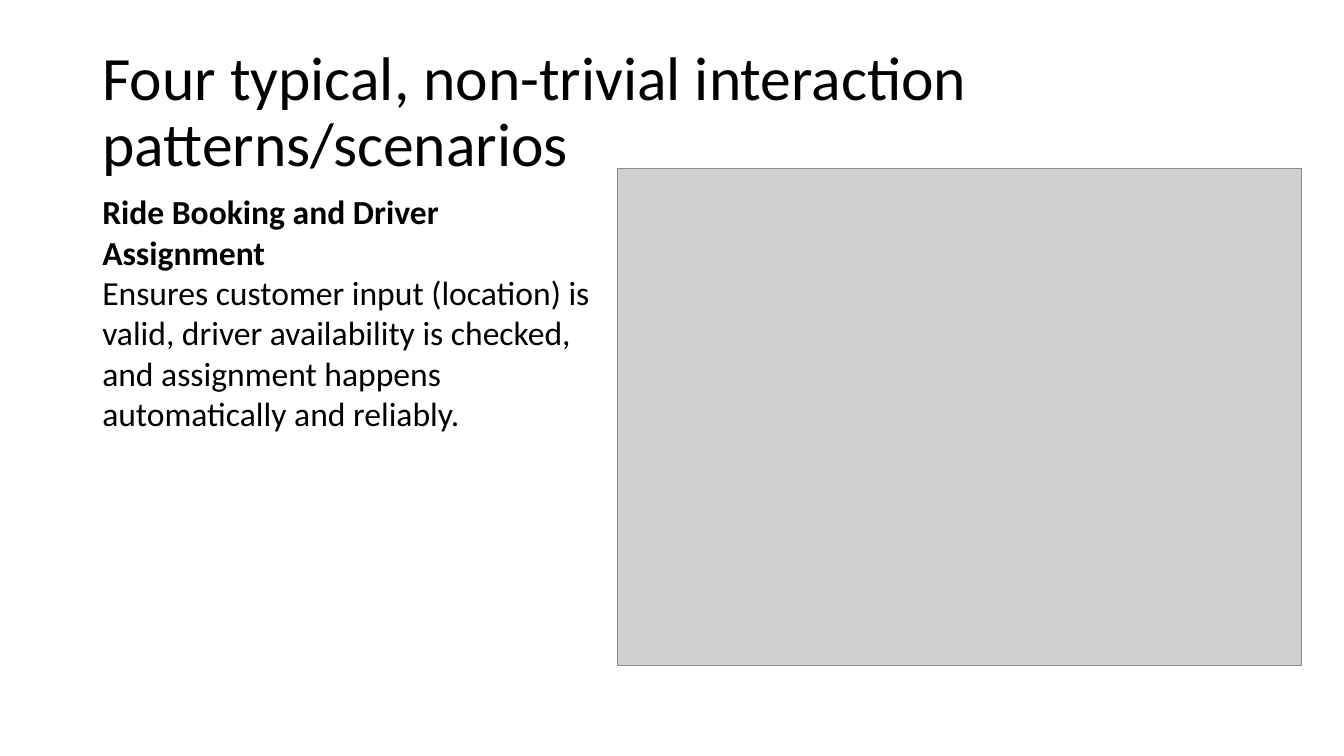
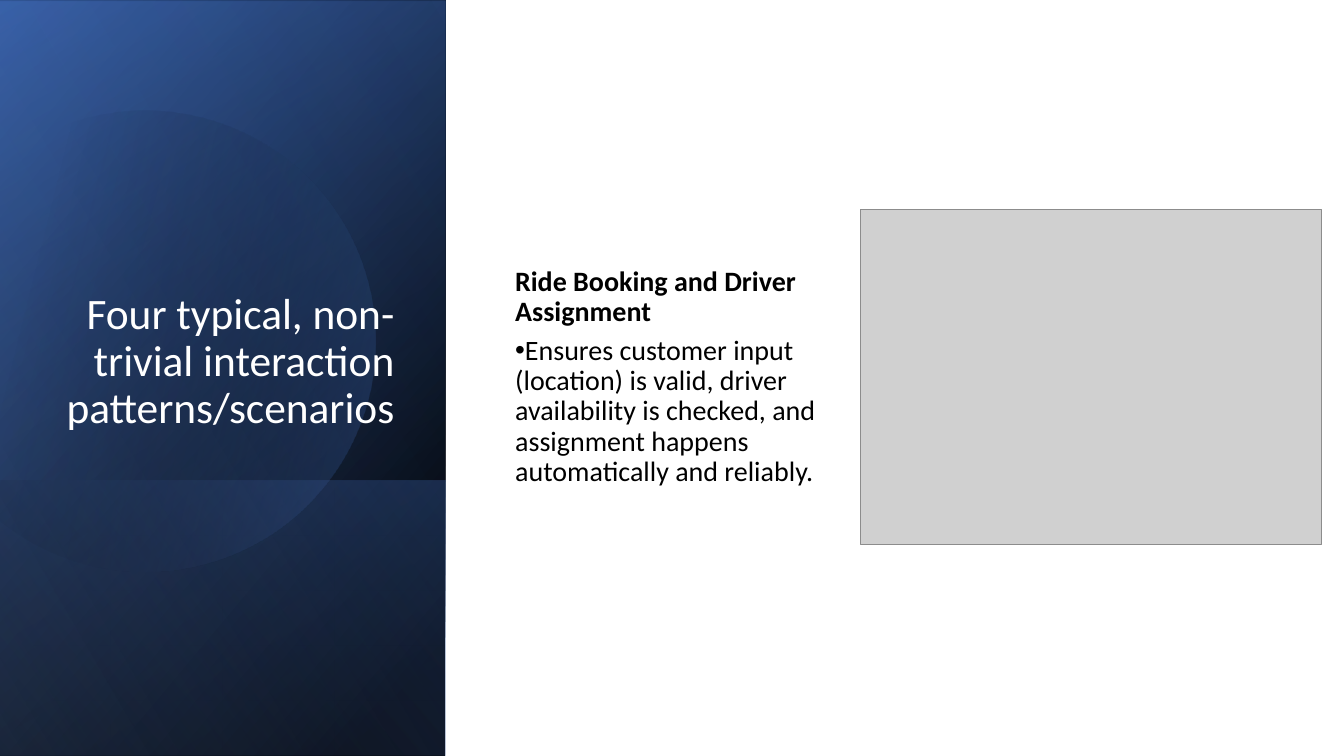
Before and after one commit to CheetoBuri/SE_SmartRide, a slide deck: slide 26 of 523K0010_523K0013.pptx. Drawn at 1344x756 pixels with LibreOffice and Linux fonts; fonts in the diff are those of the drawing; grey boxes stand for pictures. Boxes give left, top, right and bottom in pixels: in the first picture for what was removed or moved away, otherwise in the second. Text is boxed around its words. In the diff, an @@ line names an element or a change of style, - is before the commit and + after.

```diff
--- a/523K0010_523K0013.pptx
+++ b/523K0010_523K0013.pptx
@@ rectangle added at [0,0,446,756], fill gradient #000000 to #2F5597 @@
@@ rectangle added at [0,1,446,756], fill gradient #000000 to #4472C4 @@
@@ rectangle added at [0,0,446,755], fill gradient #000000 to #8FAADC @@
@@ freeform shape added at [0,56,431,618], fill gradient #000000 to #4472C4 @@
@@ title "Four typical, non-trivial interaction patterns/scenarios": place and size @@
-title "Four typical, non-trivial interaction patterns/scenarios" at [102,57,966,176]
+title "Four typical, non-trivial interaction patterns/scenarios" at [67,299,395,430]
@@ title "Four typical, non-trivial interaction patterns/scenarios" at [67,299,395,430]: size 44 to 31 pt, text colour #000000 to #FFFFFF; alignment left to right; vertical alignment middle to bottom @@
@@ text "Ride Booking and Driver Assignment": place and size @@
-text "Ride Booking and Driver Assignment" at [102,200,590,432]
+text "Ride Booking and Driver Assignment" at [515,271,815,486]
@@ text "Ride Booking and Driver Assignment" at [515,271,815,486]: size 24 to 20 pt; line spacing 1 to 0.9; more space between paragraphs; bullet none to •; vertical alignment top to middle @@
@@ picture: place and size @@
-picture at [617,169,1302,666]
+picture at [861,210,1322,544]
@@ rectangle added at [0,480,446,756], fill gradient #4472C4 to #000000 @@
```
Also in this commit, not shown: 29 other slides changed.
